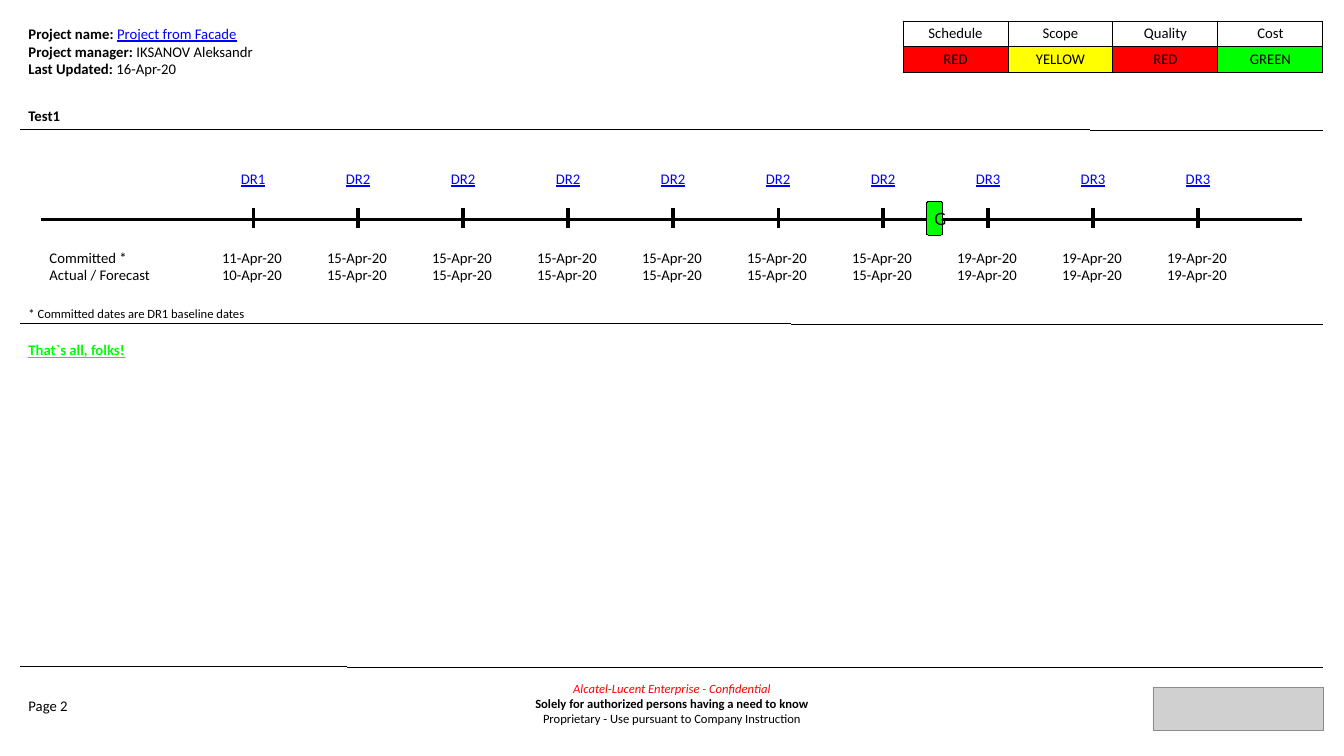
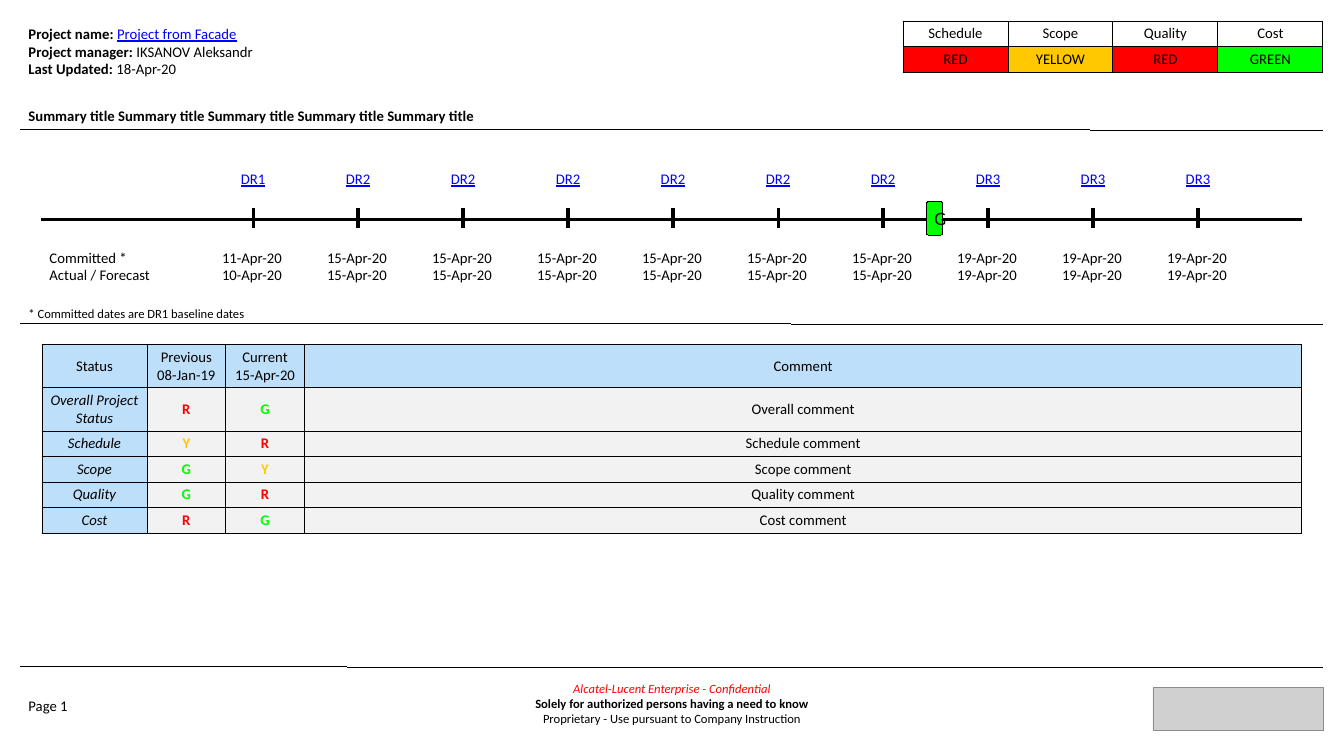
Before and after one commit to TheDiamondDoge/management_board_file_processors, a slide deck: slide 1 of html-to-ppt/createMultipageIndicatorsPpt.pptx (slide 2 before the commit). Drawn at 1344x756 pixels with LibreOffice and Linux fonts; fonts in the diff are those of the drawing; grey boxes stand for pictures; background and template pictures are left out. Boxes give left, top, right and bottom in pixels: in the first picture for what was removed or moved away, otherwise in the second. Text is boxed around its words. In the diff, an @@ line names an element or a change of style, - is before the commit and + after.

```diff
--- a/html-to-ppt/createMultipageIndicatorsPpt.pptx
+++ b/html-to-ppt/createMultipageIndicatorsPpt.pptx
@@ text at [28, 28, 253, 77]: text changed @@
-Project name: Project from Facade
-Project manager: IKSANOV Aleksandr
-Last Updated: 16-Apr-20
+Project name: Project from Facade
+Project manager: IKSANOV Aleksandr
+Last Updated: 18-Apr-20
@@ table at [903, 21, 1323, 100] @@
@@ fill #FFFF00 to #FFC800 in row 2, column 2 @@
@@ text at [28, 110, 474, 124]: text changed @@
-Test1
+Summary title Summary title Summary title Summary title Summary title
@@ text removed at [28, 344, 125, 358] @@
-That`s all, folks!
@@ table added at [42, 345, 1302, 735], 6 rows, 4 columns @@
+Status | Previous 08-Jan-19 | Current 15-Apr-20 | Comment
+Overall Project Status | R | G | Overall comment
+Schedule | Y | R | Schedule comment
+Scope | G | Y | Scope comment
+Quality | G | R | Quality comment
+Cost | R | G | Cost comment
@@ text at [28, 701, 67, 714]: text changed @@
-Page 2
+Page 1
```
Also in this commit, not shown: 4 other slides changed, 2 slides added, 1 slide removed, 5 other files.
